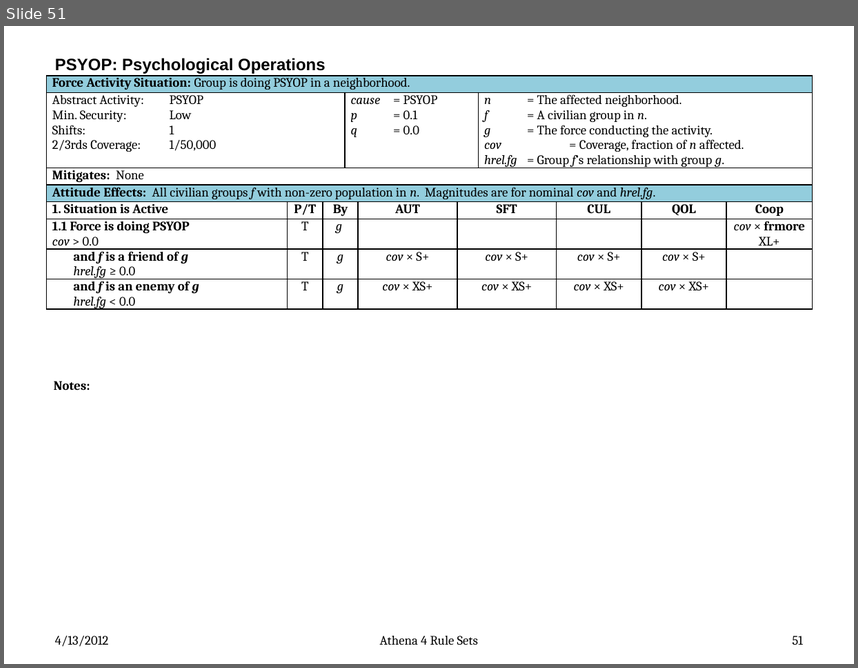
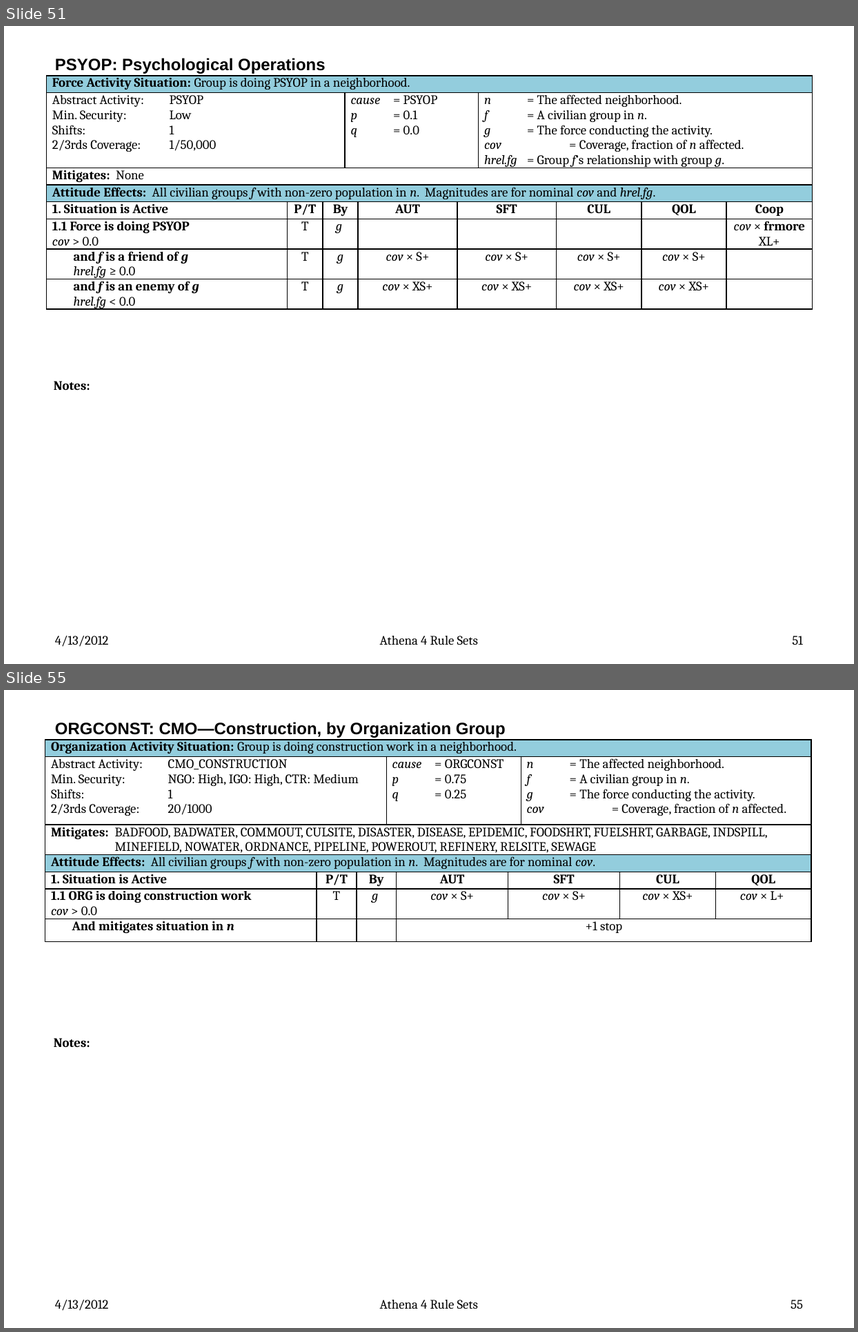
Before and after one commit to AthenaModel/athena-legacy, a slide deck: docs/dev/rules.pptx. Shown one above the other, each under a label of ours: slide 51 before the commit, slides 51 and 55 after it; the slides between them are not shown. The pictures are 858x668 and 858x1332 pixels, drawn with LibreOffice and Linux fonts; fonts in the diff are those of the drawing. Boxes give left, top, right and bottom in pixels: in the first picture for what was removed or moved away, otherwise in the second. Text is boxed around its words. In the diff, an @@ line names an element or a change of style, - is before the commit and + after.

```diff
--- a/docs/dev/rules.pptx
+++ b/docs/dev/rules.pptx
@@ slide 55 added at (4,690,854,1328), background #FFFFFF @@
@@ title added at (55,722,506,738), 14 pt, text #000000, bold @@
+ORGCONST: CMO—Construction, by Organization Group
@@ table added at (45,739,811,943), 7 rows, 9 columns @@
+Organization Activity Situation: Group is doing construction work in a neighborhood. |  |  |  |  |  |  |  | 
+Abstract Activity: CMO_CONSTRUCTION / Min. Security: NGO: High, IGO: High, CTR: Medium / Shifts: 1 / 2/3rds Coverage: 20/1000 |  |  | cause = ORGCONST / p = 0.75 / q = 0.25 |  |  | n = The affected neighborhood. / f = A civilian group in n. / g = The force conducting the activity. / cov = Coverage, fraction of n affected. |  | 
+Mitigates: BADFOOD, BADWATER, COMMOUT, CULSITE, DISASTER, DISEASE, EPIDEMIC, FOODSHRT, FUELSHRT, GARBAGE, INDSPILL, MINEFIELD, NOWATER, ORDNANCE, PIPELINE, POWEROUT, REFINERY, RELSITE, SEWAGE |  |  |  |  |  |  |  | 
+Attitude Effects: All civilian groups f with non-zero population in n. Magnitudes are for nominal cov. |  |  |  |  |  |  |  | 
+1. Situation is Active | P/T | By |  | AUT | SFT |  | CUL | QOL
+1.1 ORG is doing construction work / cov > 0.0 | T | g |  | cov × S+ | cov × S+ |  | cov × XS+ | cov × L+
+And mitigates situation in n |  |  |  | +1 stop |  |  |  | 
@@ text added at (54,1038,90,1047), 11 pt, text #000000, bold @@
+Notes:
@@ text added at (55,1299,109,1310), 11 pt, text #000000 @@
+4/13/2012
@@ text added at (380,1299,478,1309), 11 pt, text #000000 @@
+Athena 4 Rule Sets
@@ page number added at (791,1299,803,1308), 11 pt, text #000000 @@
+55
```
Also in this commit, not shown: 9 other slides added.
